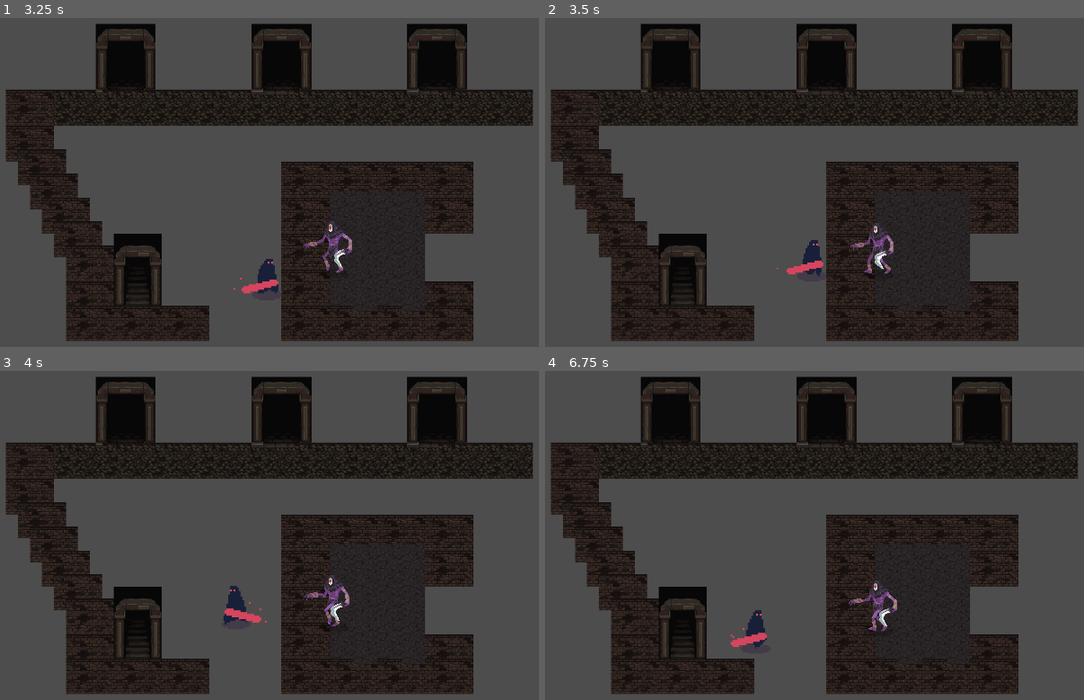
Above: before the commit, frames 1-4 (two rows, left to right).
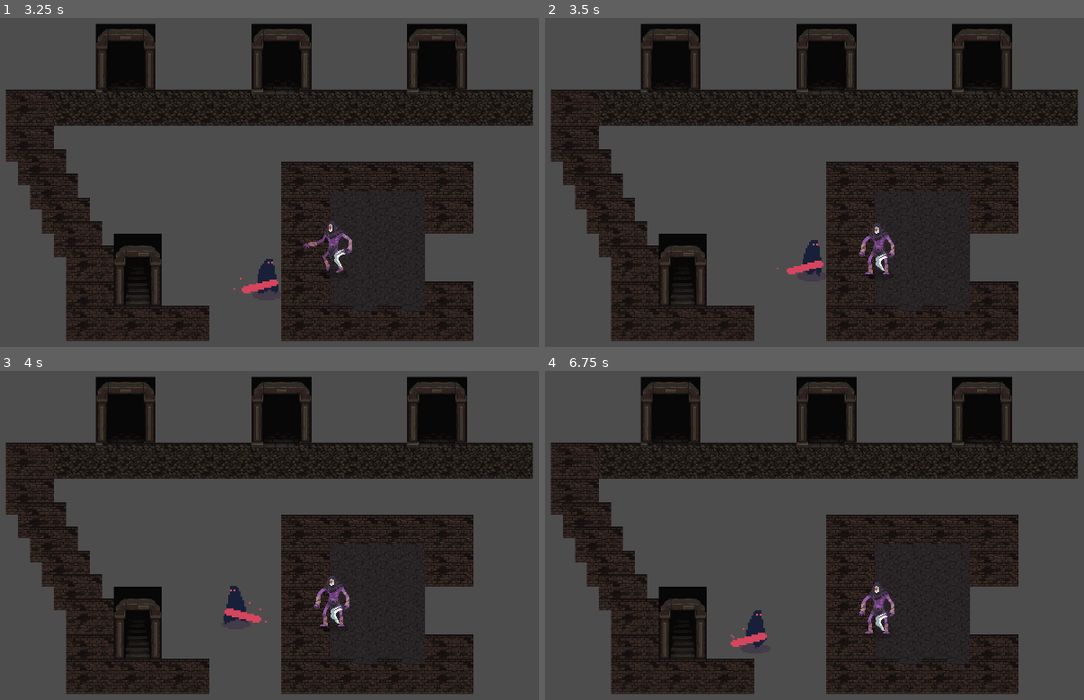
Above: after the commit, the same moments.

Repository: h-sutiwas/godot-mythus
Game: Godot game, scene res://scenes/playground.tscn
Same seed, same stepped clock (60 frames per second), same inputs: the game is played once before the commit and once after it.
Inputs:
- Up to frame 1 (3.25 s): hold D (player_right) 0.53-1.28 s; hold S (player_down) 1.28-2.03 s; hold D (player_right) 2.03-2.78 s; hold W (player_up) from 2.78 s (still down)
- Up to frame 2 (3.5 s): keep holding W (player_up)
- Up to frame 3 (4 s): release W (player_up) at 3.53 s; hold A (player_left) from 3.53 s (still down)
- Up to frame 4 (6.75 s): release A (player_left) at 5.03 s; hold S (player_down) 5.03-5.78 s; hold D (player_right) 5.78-6.53 s; hold W (player_up) from 6.53 s (still down)

Frame 1 is identical in both runs. In frame 2, 0.3% of the frame differs, in the area x 56-65%, y 63-78%; in frame 3, 0.4%; in frame 4, 0.5%, in the area x 56-66%, y 63-80%.

Commit message:
Update enemy idle anim

Diff:
--- a/scenes/entities/Enemy/enemy.gd
+++ b/scenes/entities/Enemy/enemy.gd
@@ -15,30 +15,40 @@
 
 # สร้าง func take_damage ด้วน
 
+#enemy will shortest path to player
+func _physics_process(delta: float) -> void:
 
-func _physics_process(delta: float) -> void:
-	#shortest path to player
 	var direction := position.direction_to(player.global_position).normalized()
 	velocity = direction * SPEED
 	pos = global_position
+
+	#check if enemy moving
+	var move := pos - old_pos
+	if abs(move.x) < 0.25 and abs(move.y) < 0.25:
+		moving = false
+	elif abs(move.x) > 0.25 or abs(move.y) > 0.25:
+		moving = true
+
 
 	#enemy walk (not near player)
 	if position.distance_to(player.global_position) > dist_before_attack and isAttacking == false:
 		animated_sprites.play("walk")
 		move_and_slide()
 
-	#enemy stop (near player)
+
+	#enemy attack (near player)
 	if position.distance_to(player.global_position) < dist_before_attack:
 		animated_sprites.play("attack")
 		isAttacking = true
 		$AtkBall/hitbox_enemy/CollisionShape2D.disabled = false
 
+
 	#enemy stop (all distance)
-	if pos == old_pos and isAttacking == false:
+	if moving == false and isAttacking == false:
 		animated_sprites.play("idle")
 		move_and_slide()
 
-#walk animation
+#flip walk animation left/right
 	if velocity.x > 0:
 		$AnimatedSprite2D.scale.x = -1
 	if velocity.x < 0:
